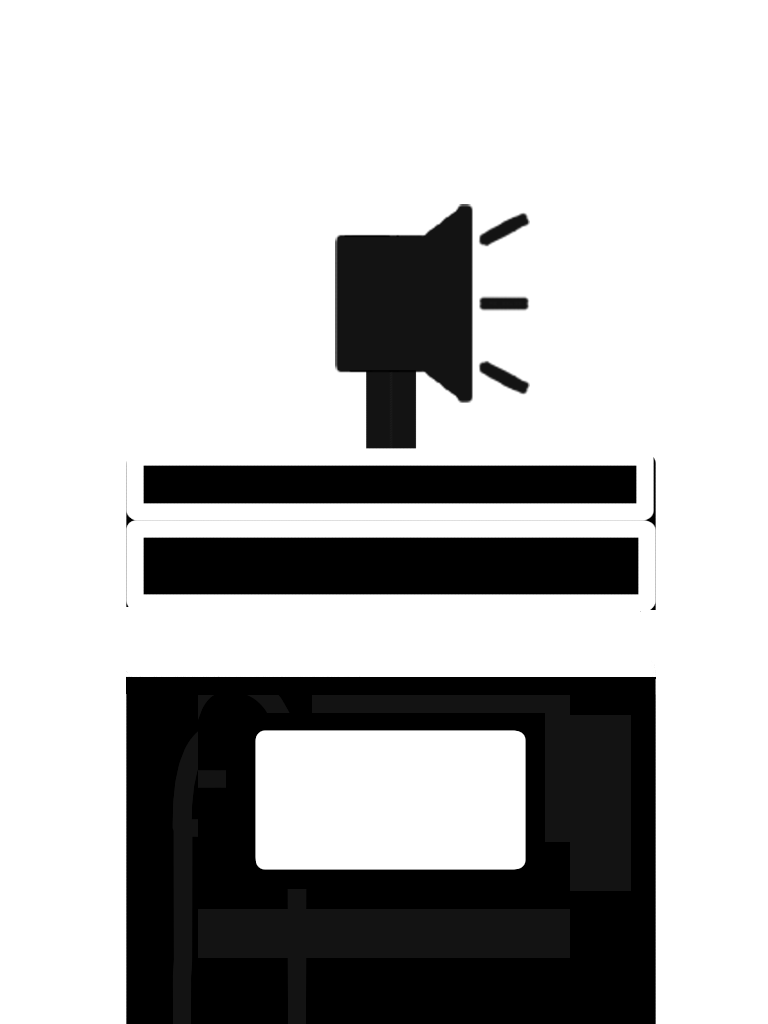
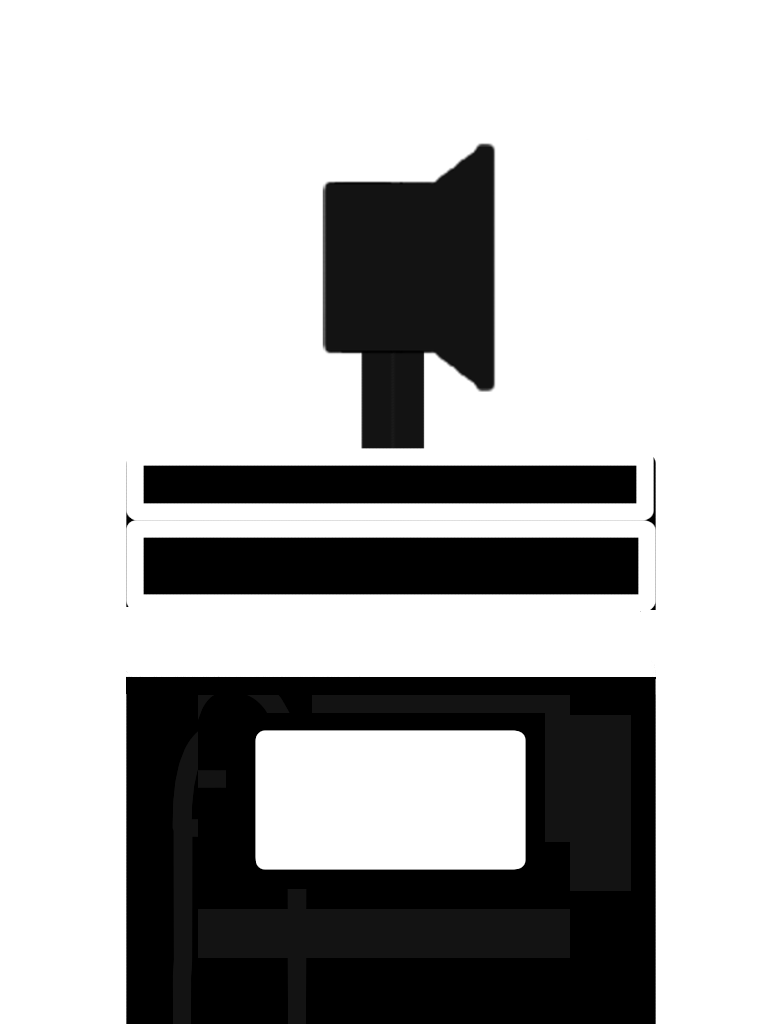
Revision of a layered 768 x 1024 image; what changed, layer by layer:
painted on "Speaker" over left=322, top=142, right=530, bottom=449
painted on "Background" over left=322, top=142, right=530, bottom=449
